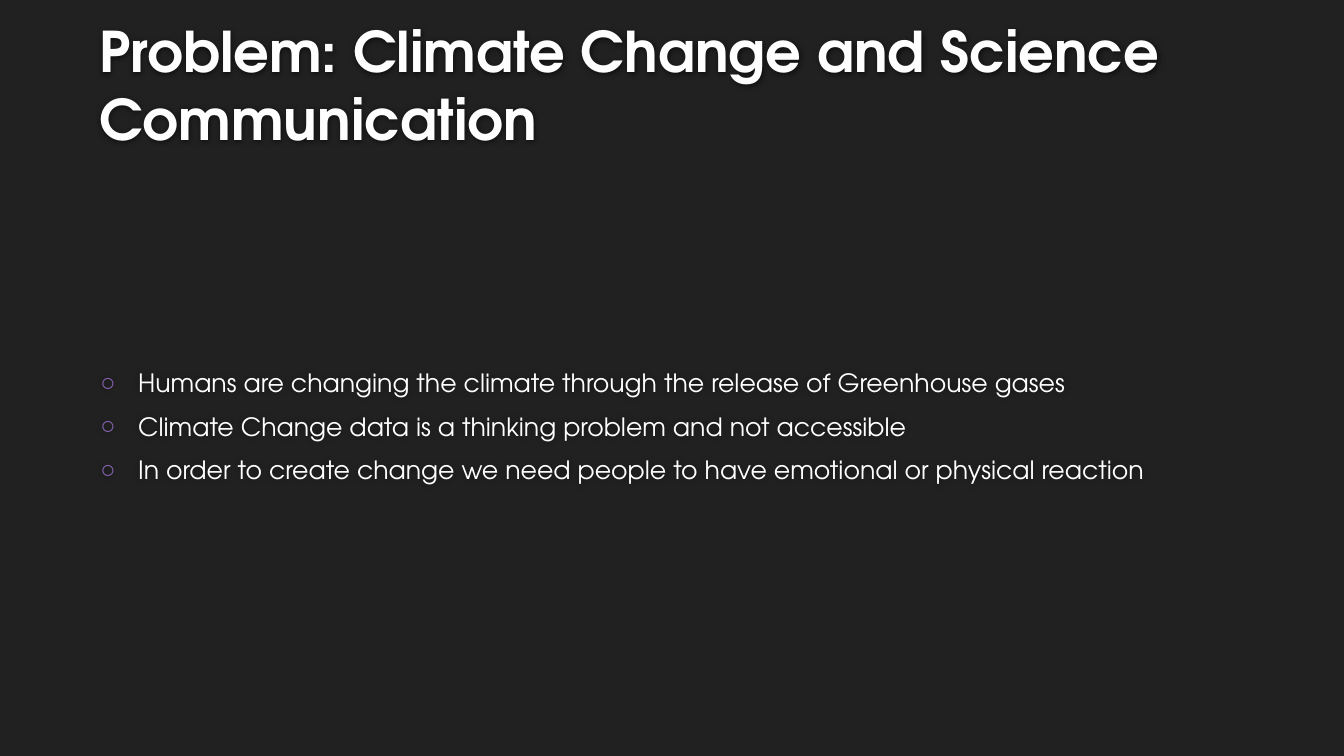
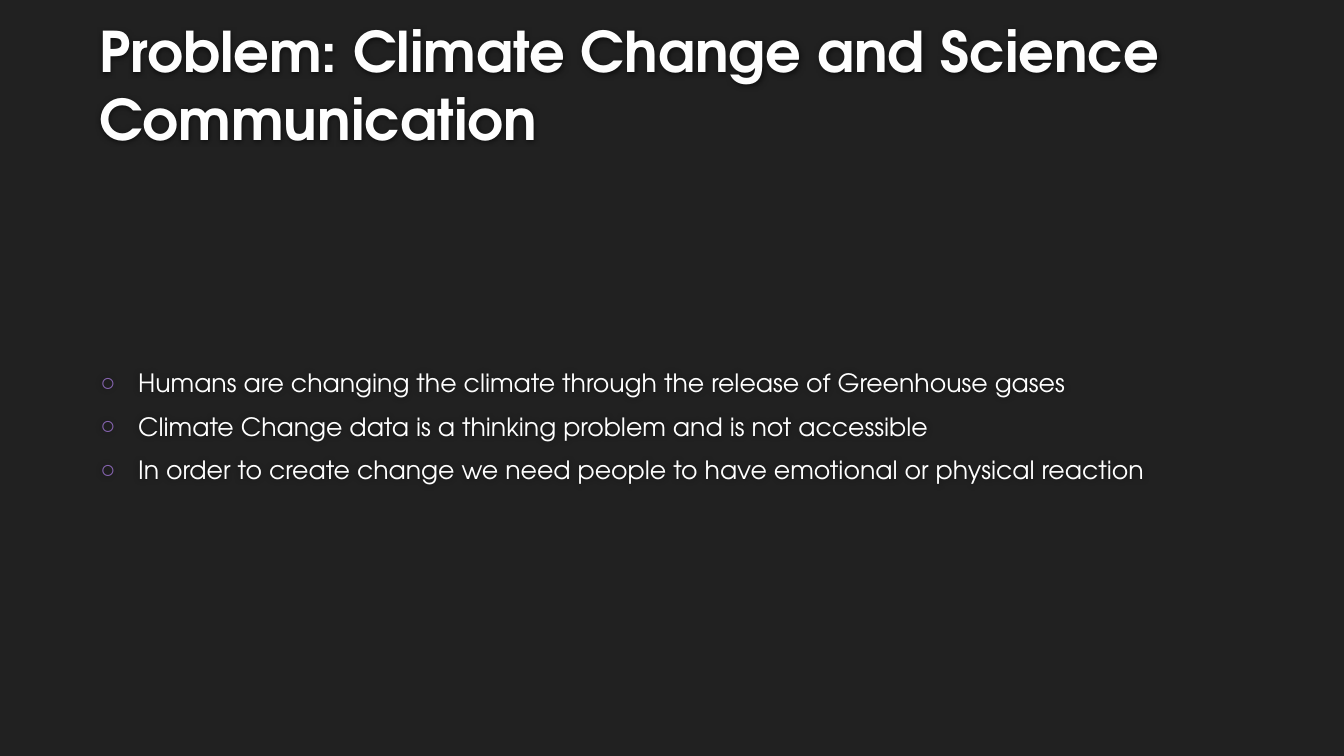
Before and after one commit to toddred/theSmellOfSpace, a slide deck: slide 3 of SlideDeck.pptx. Drawn at 1344x756 pixels with LibreOffice and Linux fonts; fonts in the diff are those of the drawing; background and template pictures are left out. Boxes give left, top, right and bottom in pixels: in the first picture for what was removed or moved away, otherwise in the second. Text is boxed around its words. In the diff, an @@ line names an element or a change of style, - is before the commit and + after.

```diff
--- a/SlideDeck.pptx
+++ b/SlideDeck.pptx
@@ text at [138,417,927,442]: text changed @@
-○ Climate Change data is a thinking problem and not accessible
+○ Climate Change data is a thinking problem and is not accessible
```
Also in this commit, not shown: 2 other slides changed.
